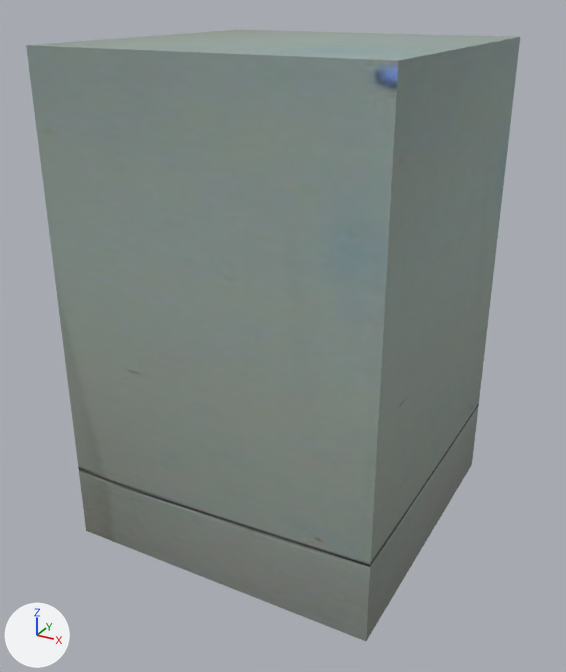
The OBJ model models/missile4.obj as it was, and as the next commit left it.
One viewpoint serves both versions: a camera (50 mm lens) standing at (2.23, -3.74, 1.72) and looking at (0.05, 0.23, -0.26). Lighting does not change. The marker at lower left points along +X, +Y and +Z. Where no turn or scale is listed for an object, it has been applied to the vertices.
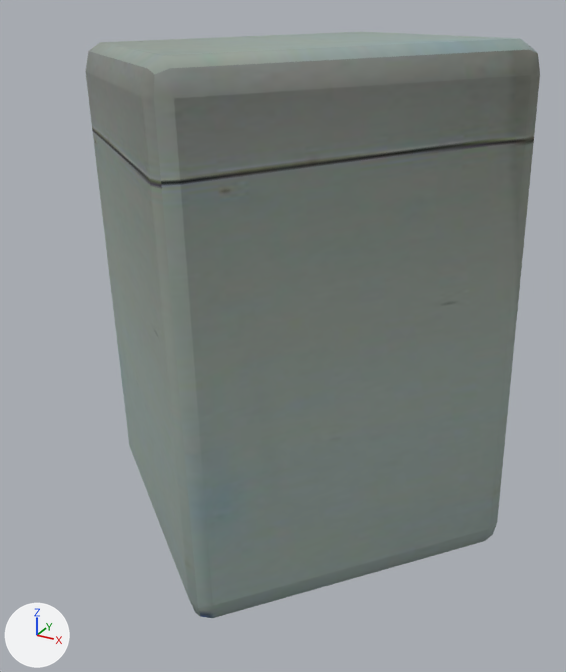
Where the change shows, as pixel boxes (x1, y1, x2, y2) in the pictures (566 x 672 px):
```json
{"object": "Cube", "change": "reshaped", "before": [26, 30, 520, 641], "after": [86, 32, 540, 618], "on screen": "8% narrower"}
{"part": 1, "of": "me_cube", "change": "built on", "before": [26, 30, 520, 641], "after": [86, 33, 540, 618]}
```

The change, as JSON lines over the scene's bpy script:
```json
{"block": "me_cube", "where": "# used by ob_cube; location = (0.0, 0.0, 0.0)"}
{"op": "remove", "block": "me_cube", "code": "me_cube.from_pydata(...)  # 8 vertices, 6 faces; spans x -0.95..1.05, y -0.66..1.35, z -1.54..1.47"}
{"op": "add", "block": "me_cube", "code": "me_cube.from_pydata(...)  # 56 vertices, 54 faces; spans x -1.35..1.45, y -1.02..1.71, z -1.57..1.51"}
{"block": "me_cube", "change": "me_cube part 1: the whole mesh is rebuilt"}
{"block": "me_cube", "change": "me_cube part 2: the surface is now shaded smooth"}
```
